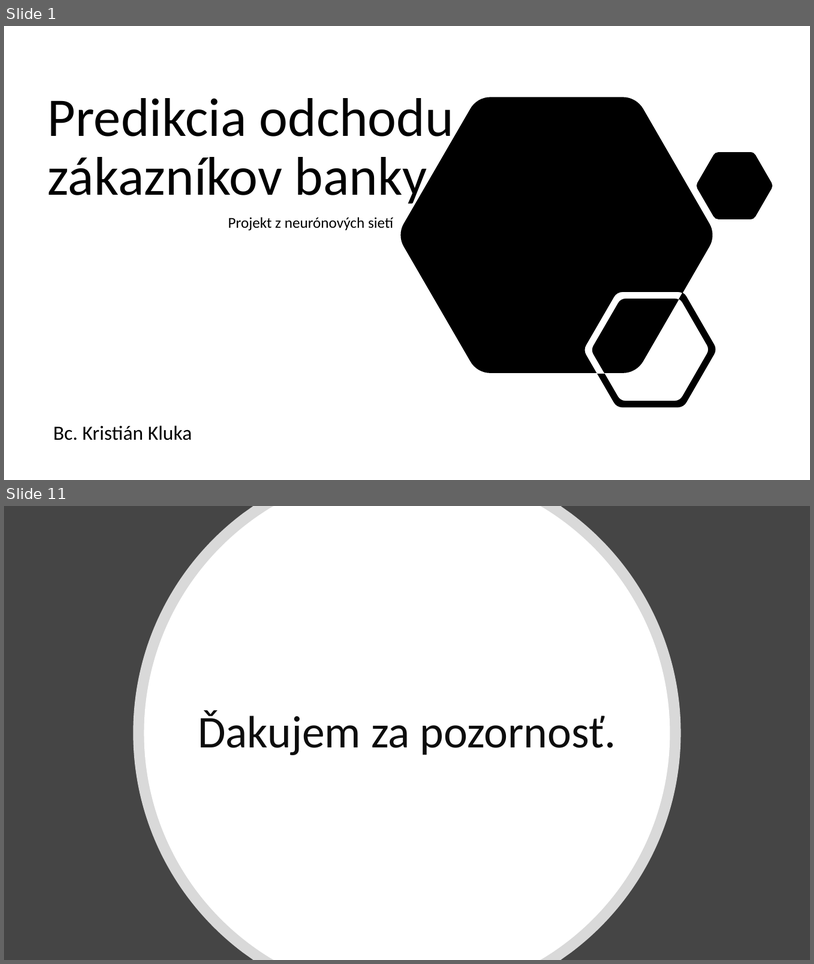
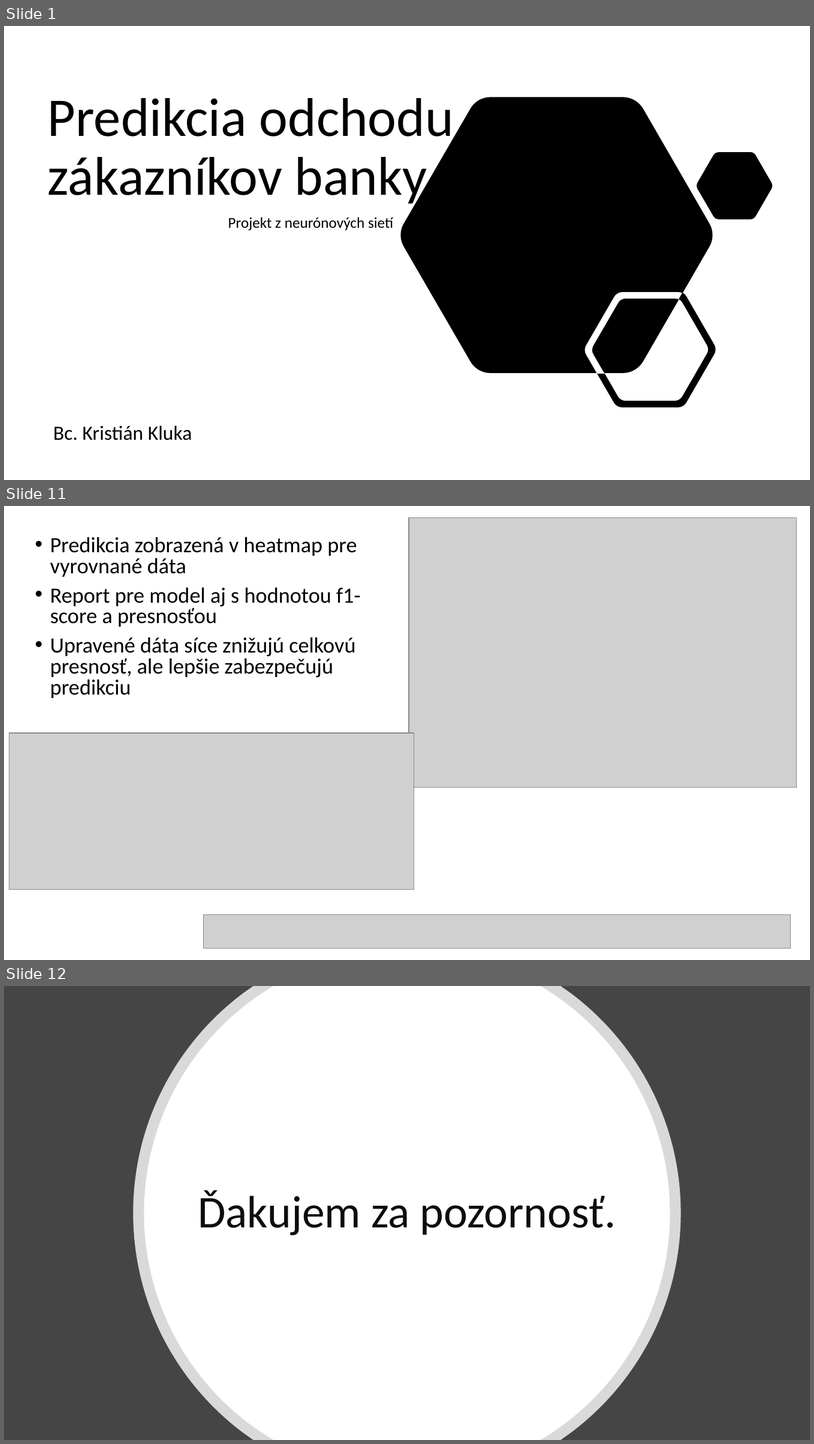
Before and after one commit to kristiankluka/Kluka_NS2021, a slide deck: NS_prezentácia_Kluka.pptx. Shown one above the other, each under a label of ours: slides 1 and 11 before the commit, slides 1, 11 and 12 after it; the slides between them are not shown. The pictures are 814x964 and 814x1444 pixels, drawn with LibreOffice and Linux fonts; fonts in the diff are those of the drawing; grey boxes stand for pictures. Boxes give left, top, right and bottom in pixels: in the first picture for what was removed or moved away, otherwise in the second. Text is boxed around its words. In the diff, an @@ line names an element or a change of style, - is before the commit and + after.

```diff
--- a/NS_prezentácia_Kluka.pptx
+++ b/NS_prezentácia_Kluka.pptx
@@ slide 11 added at bbox=[4, 506, 810, 960], background #FFFFFF @@
@@ picture added at bbox=[410, 518, 797, 787] @@
@@ text added at bbox=[50, 537, 361, 698], 25.9 pt, text #000000 @@
+• Predikcia zobrazená v heatmap pre vyrovnané dáta
+• Report pre model aj s hodnotou f1-score a presnosťou
+• Upravené dáta síce znižujú celkovú presnosť, ale lepšie zabezpečujú predikciu
@@ picture added at bbox=[9, 733, 414, 889] @@
@@ picture added at bbox=[204, 915, 791, 948] @@
@@ what was slide 11 is now slide 12 @@
```
Also in this commit, not shown: 6 slides changed, 4 other slides added, 3 slides removed.
